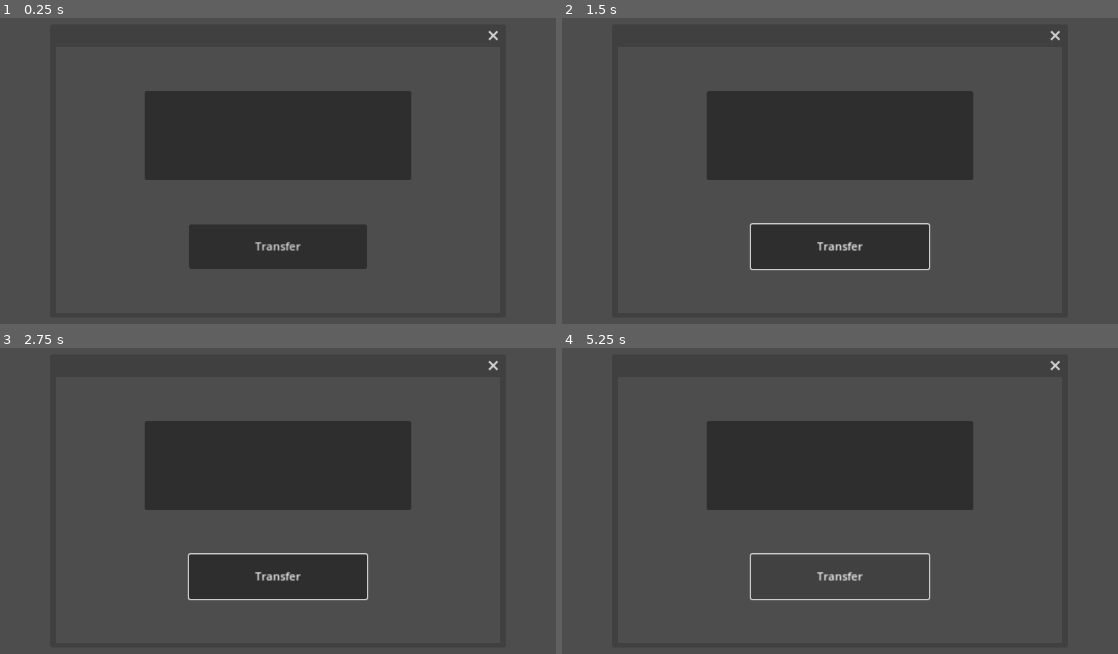
Above: before the commit, frames 1-4 (two rows, left to right).
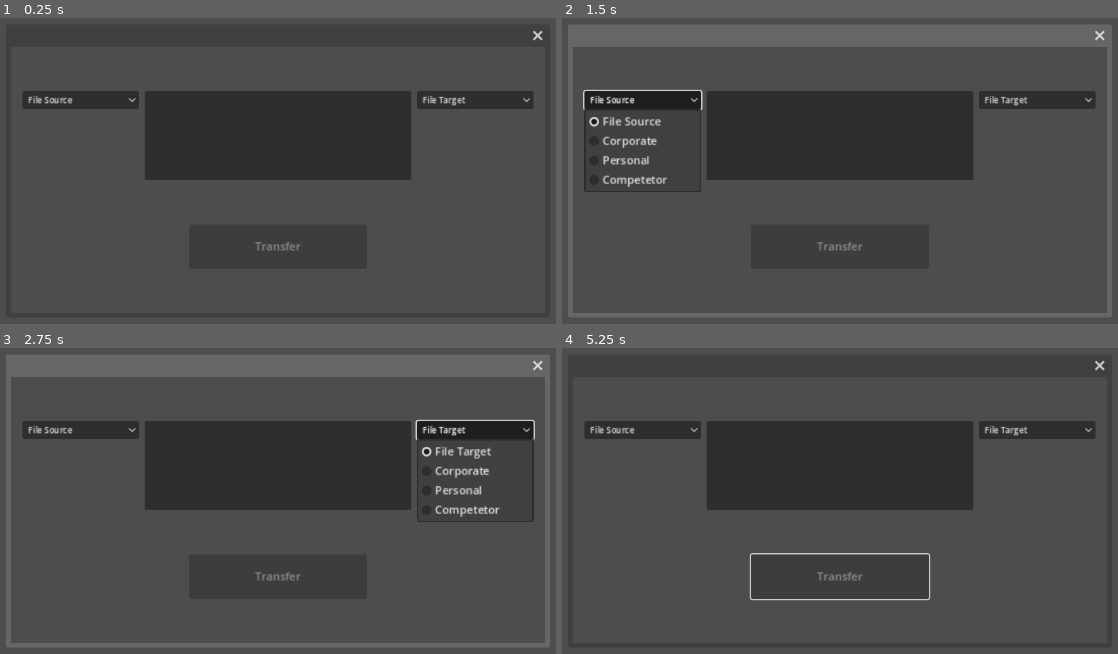
Above: after the commit, the same moments.

Repository: andrewpressman/Operation-OS
Game: Godot game, scene res://Tasks/FileManager.tscn
Two runs of this game, one before a commit and one after it. Both use one fixed random seed, a clock stepped at 60 frames per second and the inputs below. This scene is started directly instead of the project's main scene.
Inputs (mouse positions are in pixels of both pictures, inside the frame that each line leads up to):
- Up to frame 1 (0.25 s): no input
- Up to frame 2 (1.5 s): click (840, 247) at 0.5 s, where only the run before the commit has a clickable "Transfer"; click (645, 100) at 1.25 s, where only the run after the commit has a clickable "File Source"
- Up to frame 3 (2.75 s): click (472, 430) at 2 s, where only the run after the commit has a clickable "File Target"
- Up to frame 4 (5.25 s): click (840, 577) at 2.75 s, where only the run before the commit has a clickable "Transfer"; click (645, 430) at 3.5 s, where only the run after the commit has a clickable "File Source"; click (1034, 430) at 4.25 s, where only the run after the commit has a clickable "File Target"; click (840, 577) at 5 s, where only the run before the commit has a clickable "Transfer"

The runs differ from the first frame. In frame 1, 2.3% of the frame differs, in the area x 4-98%, y 4-77%; in frame 2, 14%; in frame 3, 14%, in the area x 1-99%, y 2-98%; in frame 4, 2.4%.

Commit message:
Added source and Target for file transfer
Added framework for adding/changing the number of source and target options

Diff:
--- a/Tasks/FileManager.gd
+++ b/Tasks/FileManager.gd
@@ -1,5 +1,5 @@
 extends Window
-#640x, 384y
+#768x, 384y
 
 
 var Next : bool
@@ -8,8 +8,17 @@
 var Progress : int
 var Complete : bool
 
+var SourceDropdown : OptionButton
+var TargetDropdown : OptionButton
+
+var CurrSource : int
+var CurrTarget : int
+
 # Called when the node enters the scene tree for the first time.
 func _ready():
+	SourceDropdown = $Source
+	TargetDropdown = $Target
+
 	$Message.visible = false
 	ResetProgress()
 	if GlobalVar.CurrentObj == 3:
@@ -18,10 +27,17 @@
 		Next = false
 	Complete = false
 
+	SetDropdown()
+
 func Kill():
 	queue_free()
 
 func _process(delta):
+	if TargetDropdown.get_selected_id() != 0 && SourceDropdown.get_selected_id() != 0:
+		$Transfer.disabled = false
+	else:
+		$Transfer.disabled = true
+
 	if TransferActive && Next && !Complete:
 		Next = false
 		match Progress:
@@ -44,12 +60,12 @@
 				$Timer.start()
 			6:
 				$Progress/Six.visible = true
-				$Timer.start()
-			7:
 				Complete = true
 		Progress += 1
 
 func ButtonDown():
+	CurrSource = SourceDropdown.get_selected_id()
+	CurrTarget = TargetDropdown.get_selected_id()
 	TransferActive = true
 
 func ButtonUp():
@@ -57,10 +73,16 @@
 	if !Complete:
 		ResetProgress()
 	else:
-		GlobalObj.TaskFailed = false
+		if GlobalObj.FileSource == CurrSource && GlobalObj.FileTarget == CurrTarget:
+			GlobalObj.TaskFailed = false
+			$Message.text = "Success"
+		else:
+			GlobalObj.TaskFailed = true
+			$Message.text = "Failure"
+
 		GlobalObj.ObjectiveComplete = true
 		$Message.visible = true
-		await get_tree().create_timer(.5).timeout
+		await get_tree().create_timer(1).timeout
 		Kill()
 
 func ResetProgress():
@@ -75,3 +97,11 @@
 
 func TimeDelay():
 		Next = true
+
+func SetDropdown():
+	SourceDropdown.add_item("Corporate", 1)
+	SourceDropdown.add_item("Personal", 2)
+	SourceDropdown.add_item("Competetor", 3)
+	TargetDropdown.add_item("Corporate", 1)
+	TargetDropdown.add_item("Personal", 2)
+	TargetDropdown.add_item("Competetor", 3)
--- a/Tasks/FileManager.tscn
+++ b/Tasks/FileManager.tscn
@@ -3,23 +3,23 @@
 [ext_resource type="Script" path="res://Tasks/FileManager.gd" id="1_oo73u"]
 
 [node name="Panel" type="Window"]
-initial_position = 2
-size = Vector2i(640, 384)
+initial_position = 1
+size = Vector2i(768, 384)
 script = ExtResource("1_oo73u")
 
 [node name="Timer" type="Timer" parent="."]
 
 [node name="Transfer" type="Button" parent="."]
-offset_left = 192.0
+offset_left = 256.0
 offset_top = 256.0
-offset_right = 448.0
+offset_right = 512.0
 offset_bottom = 320.0
 text = "Transfer"
 
 [node name="Progress" type="Panel" parent="."]
-offset_left = 128.0
+offset_left = 192.0
 offset_top = 64.0
-offset_right = 512.0
+offset_right = 576.0
 offset_bottom = 192.0
 
 [node name="One" type="ColorRect" parent="Progress"]
@@ -71,15 +71,34 @@
 
 [node name="Message" type="Label" parent="."]
 visible = false
-offset_left = 232.0
-offset_top = 96.0
-offset_right = 408.0
-offset_bottom = 160.0
+offset_left = 296.0
+offset_top = 4.0
+offset_right = 472.0
+offset_bottom = 68.0
 text = "Success"
 horizontal_alignment = 1
 vertical_alignment = 1
 
-[connection signal="close_requested" from="." to="." method="Kill"]
+[node name="Source" type="OptionButton" parent="."]
+offset_left = 16.0
+offset_top = 64.0
+offset_right = 184.0
+offset_bottom = 88.0
+theme_override_font_sizes/font_size = 12
+selected = 0
+item_count = 1
+popup/item_0/text = "File Source"
+
+[node name="Target" type="OptionButton" parent="."]
+offset_left = 584.0
+offset_top = 64.0
+offset_right = 752.0
+offset_bottom = 89.0
+theme_override_font_sizes/font_size = 12
+selected = 0
+item_count = 1
+popup/item_0/text = "File Target"
+
 [connection signal="timeout" from="Timer" to="." method="TimeDelay"]
 [connection signal="button_down" from="Transfer" to="." method="ButtonDown"]
 [connection signal="button_up" from="Transfer" to="." method="ButtonUp"]
--- a/Work/WorkController.gd
+++ b/Work/WorkController.gd
@@ -75,7 +75,7 @@
 		2:
 			Objective = Objective + "Press button " + GlobalObj.ButtonText
 		3:
-			Objective = Objective + "Transfer Files"
+			Objective = Objective + "Transfer Files from: " + GlobalObj.FileSourceText + " to " + GlobalObj.FileTargetText
 		4:
 			Objective = Objective + "Review Memo"
 
--- a/global_Objectives.gd
+++ b/global_Objectives.gd
@@ -1,23 +1,18 @@
 extends Node
-
-var NumberpadNum : int
-
-var TargetButton : int
-var ButtonText : String
-
-var MemoVerdict: bool
-
-var FilesTransfered : bool
 
 var ObjectiveComplete : bool
 var TaskFailed : bool
 
+var NumberpadNum : int
 func GetRandomNumber():
 	GlobalVar.CurrentObj = 1
 	ObjectiveComplete = false
 	var random_number = randi() % 90000 + 10000
 	NumberpadNum = random_number
 
+
+var TargetButton : int
+var ButtonText : String
 func GetRandomButton():
 	GlobalVar.CurrentObj = 2
 	ObjectiveComplete = false
@@ -31,10 +26,39 @@
 		3:
 			ButtonText = "Green"
 
+var FileTransfered : bool
+var FileSource : int
+var FileSourceText : String
+var FileTargetText : String
+var FileTarget : int
 func GetFileTransfer():
 	GlobalVar.CurrentObj = 3
 	ObjectiveComplete = false
+	#TODO: make more complex
+	FileSource = randi_range(1,3)
+	FileTarget = randi_range(1,3)
+	SetFileText()
 
+#TEMP
+func SetFileText():
+	match FileSource:
+		1:
+			FileSourceText = "Corporate"
+		2:
+			FileSourceText = "Personal"
+		3:
+			FileSourceText = "Competetor"
+	match FileTarget:
+		1:
+			FileTargetText = "Corporate"
+		2:
+			FileTargetText = "Personal"
+		3:
+			FileTargetText = "Competetor"
+
+
+
+var MemoVerdict: bool
 func GetMemoReview():
 	var random_number = randi() % 2 + 1
 	match random_number:
